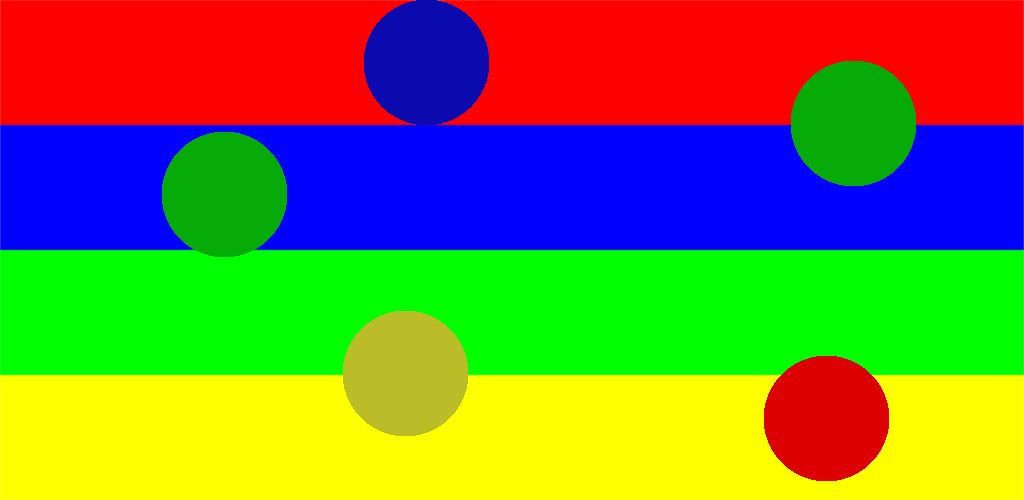
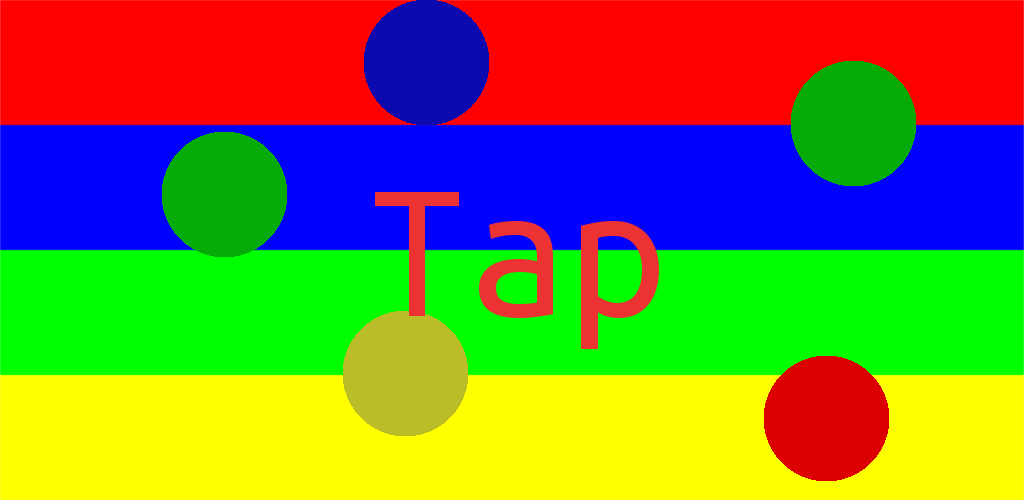
Comparing the layer stacks of the two 1024px x 500px images. Changes:
added layer "Tap" above "Balls" over [375, 192, 659, 349]
